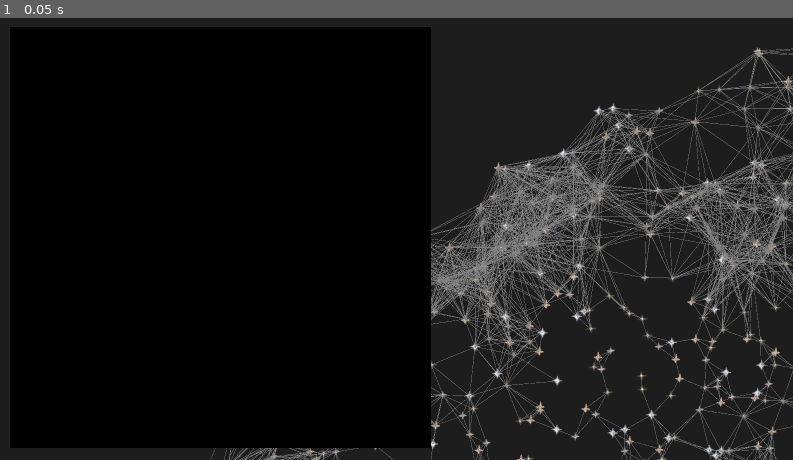
Above: before the commit, frame 1.
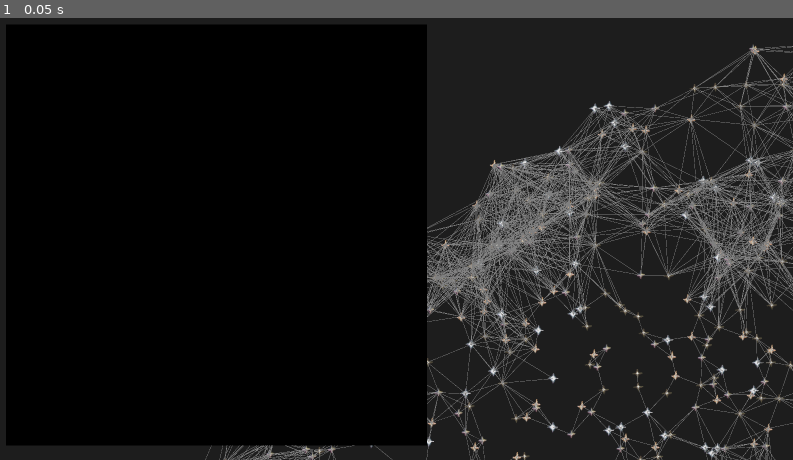
Above: after the commit, the same moment.

Repository: EllieRasmussen/Von-Neumann
Game: Godot game, scene res://Scenes/game.tscn
Two runs of this game, one before a commit and one after it. Both use one fixed random seed, a clock stepped at 60 frames per second and the inputs below. The project has no main scene, so this scene is started directly.
Inputs:
- Up to frame 1 (0.05 s): no input

The runs differ from the first frame. In frame 1, 15% of the frame differs, in the area x 0-100%, y 1-100%.

Commit message:
doing surgery soon

Diff:
--- a/von-neumann/Scenes/game.tscn
+++ b/von-neumann/Scenes/game.tscn
@@ -49,3 +49,6 @@
 [node name="workstation" type="Sprite2D" parent="."]
 position = Vector2(960, 540)
 texture = ExtResource("3_wrm1d")
+
+[node name="Camera2D" type="Camera2D" parent="."]
+offset = Vector2(960, 540)
